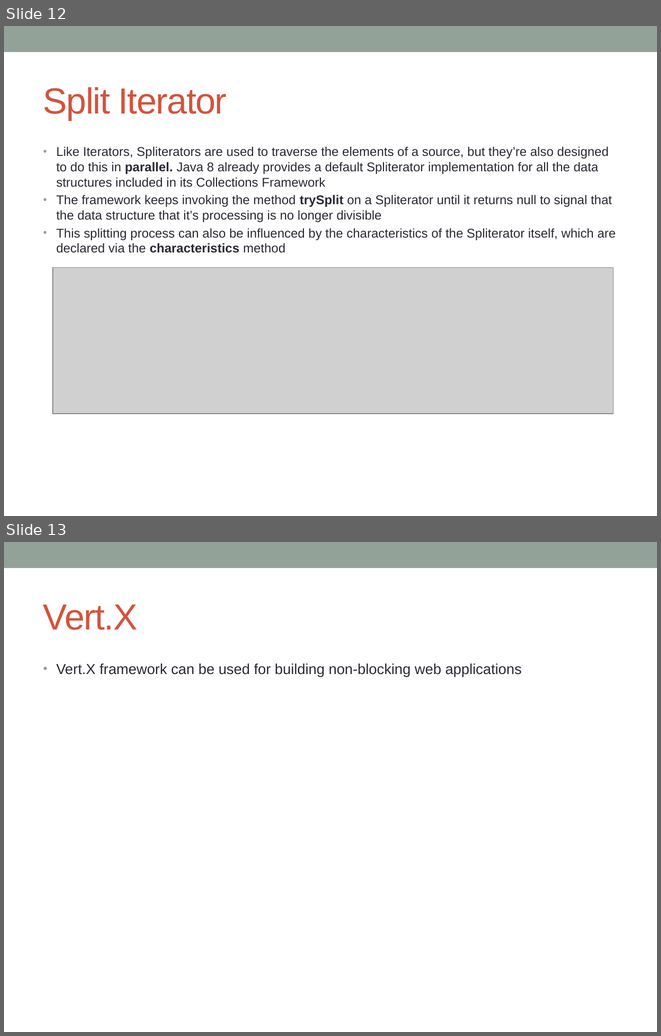
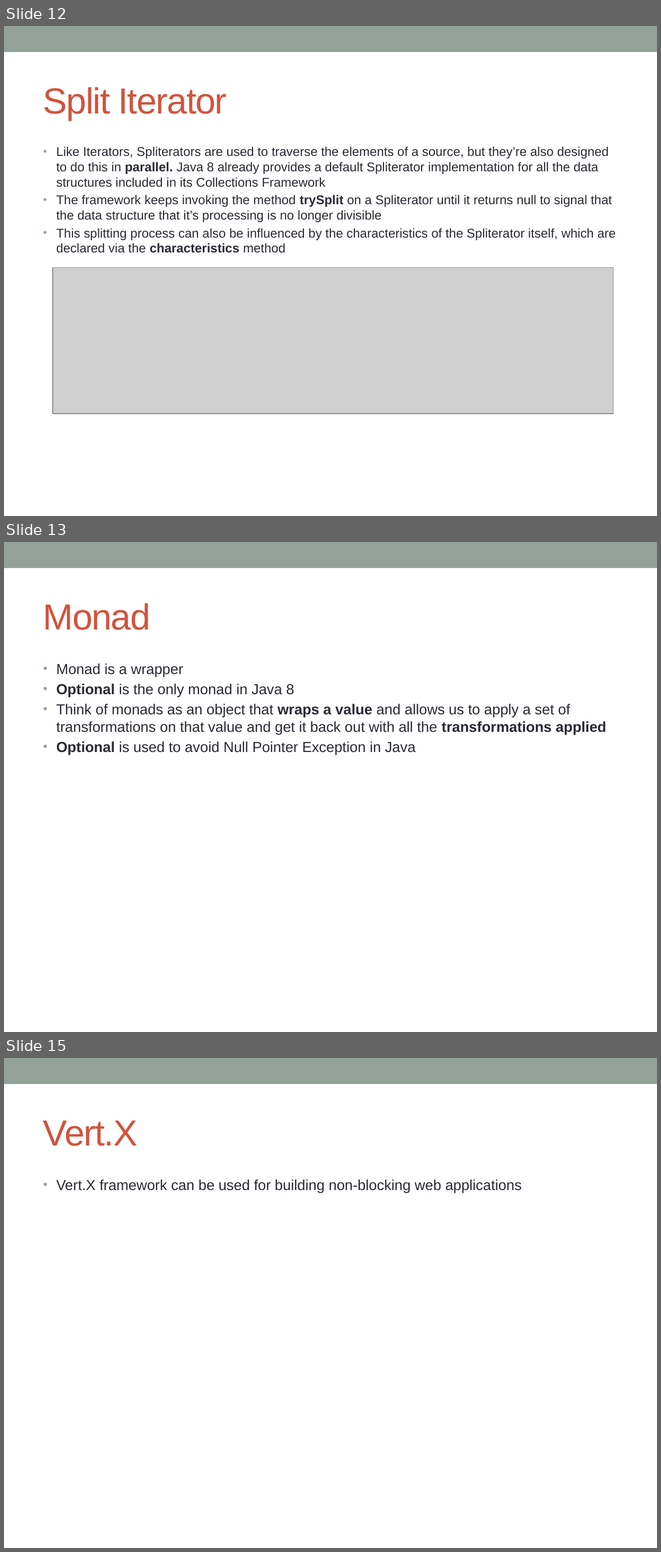
Before and after one commit to notionquest/ProjectDocumentation, a slide deck: Java8.pptx. Shown one above the other, each under a label of ours: slides 12 and 13 before the commit, slides 12, 13 and 15 after it; the slides between them are not shown. The pictures are 661x1036 and 661x1552 pixels, drawn with LibreOffice and Linux fonts; fonts in the diff are those of the drawing; grey boxes stand for pictures. Boxes give left, top, right and bottom in pixels: in the first picture for what was removed or moved away, otherwise in the second. Text is boxed around its words. In the diff, an @@ line names an element or a change of style, - is before the commit and + after.

Commit message:
Monads

```diff
--- a/Java8.pptx
+++ b/Java8.pptx
@@ slide 13 added at (x1=4, y1=542, x2=657, y2=1032), background #FFFFFF; not listed: 1 template element that a slide beside it also shows @@
@@ title added at (x1=43, y1=603, x2=150, y2=630), 40 pt, text #D2533C @@
+Monad
@@ text added at (x1=56, y1=663, x2=606, y2=755), 16 pt, text #292934 @@
+• Monad is a wrapper
+• Optional is the only monad in Java 8
+• Think of monads as an object that wraps a value and allows us to apply a set of transformations on that value and get it back out with all the transformations applied
+• Optional is used to avoid Null Pointer Exception in Java
@@ what was slide 13 is now slide 15 @@
```
Also in this commit, not shown: 1 other slide added, 1 other file.
